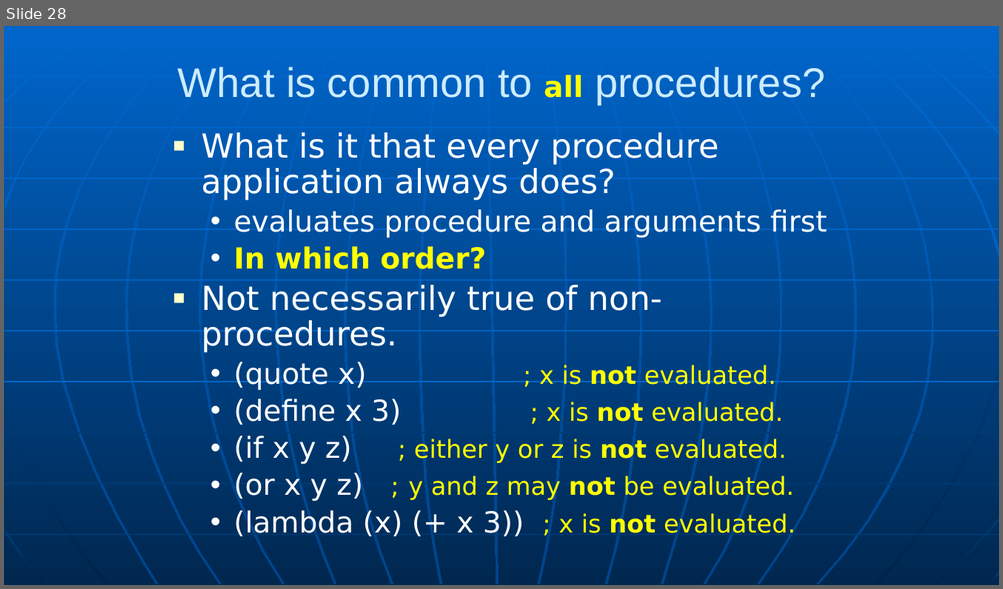
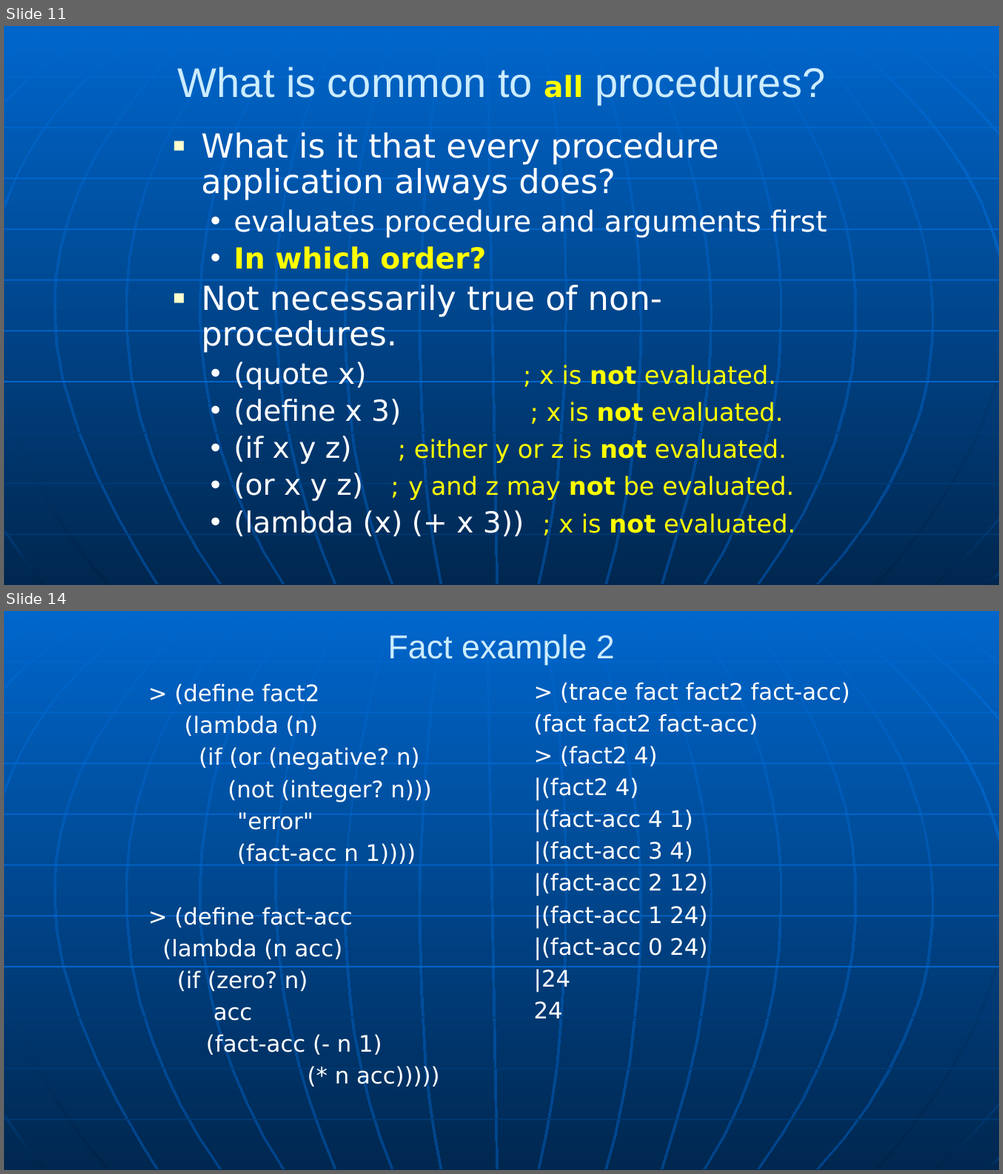
Before and after one commit to RHIT-CSSE/csse304, a slide deck: ClassMaterials/CourseIntro/CWA-intro.pptx. Shown one above the other, each under a label of ours: slide 28 before the commit, slides 11 and 14 after it; the slides between them are not shown. The pictures are 1003x589 and 1003x1174 pixels, drawn with LibreOffice and Linux fonts; fonts in the diff are those of the drawing. Boxes give left, top, right and bottom in pixels: in the first picture for what was removed or moved away, otherwise in the second. Text is boxed around its words. In the diff, an @@ line names an element or a change of style, - is before the commit and + after.

```diff
--- a/ClassMaterials/CourseIntro/CWA-intro.pptx
+++ b/ClassMaterials/CourseIntro/CWA-intro.pptx
@@ slide 14 added at (4, 611, 999, 1170), background gradient #0066CC to #004488; not listed: 34 template elements that a slide beside it also shows @@
@@ title added at (388, 634, 614, 665), 32 pt, text #CCECFF @@
+Fact example 2
@@ text added at (162, 684, 440, 1089), 22 pt, text #FFFFFF @@
+> (define fact2
+(lambda (n)
+(if (or (negative? n)
+(not (integer? n)))
+"error"
+(fact-acc n 1))))
+> (define fact-acc
+(lambda (n acc)
+(if (zero? n)
+acc
+(fact-acc (- n 1)
+(* n acc)))))
@@ text added at (534, 682, 850, 1022), 22 pt, text #FFFFFF @@
+> (trace fact fact2 fact-acc)
+(fact fact2 fact-acc)
+> (fact2 4)
+|(fact2 4)
+|(fact-acc 4 1)
+|(fact-acc 3 4)
+|(fact-acc 2 12)
+|(fact-acc 1 24)
+|(fact-acc 0 24)
+|24
+24
@@ what was slide 28 is now slide 11 @@
```
Also in this commit, not shown: 3 slides changed, 5 other slides added, 24 slides removed, 5 other files.
